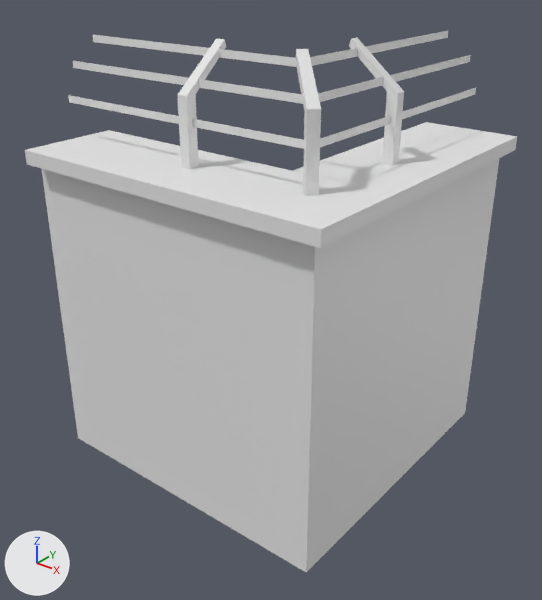
What one commit did to the FBX model Blender/FBX/Outside Warehouse/Walls/Inner Corner Wall.fbx.
One viewpoint serves both versions: a 50 mm lens placed at (-39.73, 11.89, 14.05), pointed at (-43.79, 16.97, 10.9). Arrows for +X, +Y and +Z are at lower left; the lights stay in place. Where no turn or scale is listed for an object, it has been applied to the vertices.

The first picture shows 'Inner Corner Wall'.
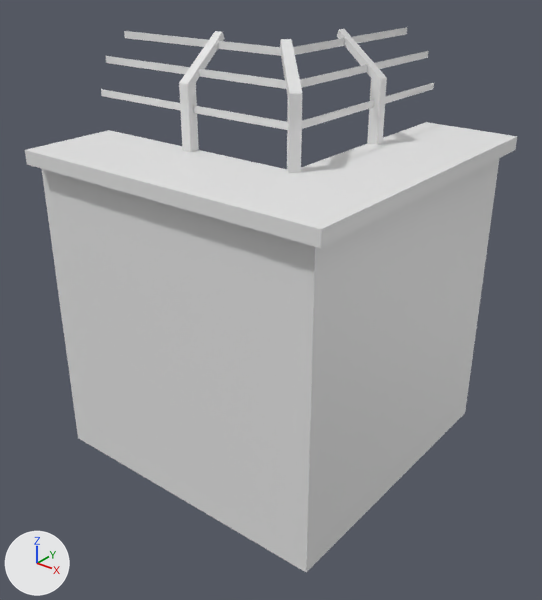
What differs and where, as boxes [x1, y1, x2, y2] in the pictures (542 x 600 px; the box of a moved part takes in the faces that stretch with it):
'Inner Corner Wall', reshaped: before [25, 31, 517, 572]; after [25, 27, 517, 572]
part 1 of me_plane_928, moved or reshaped: before [177, 39, 226, 169]; after [179, 31, 225, 152]
part 2 of me_plane_928, moved or reshaped: before [68, 88, 476, 150]; after [101, 83, 434, 130]
part 3 of me_plane_928, moved or reshaped: before [73, 55, 471, 104]; after [106, 51, 428, 89]
part 4 of me_plane_928, moved or reshaped: before [92, 31, 448, 67]; after [124, 27, 407, 56]
part 5 of me_plane_928, moved or reshaped: before [349, 38, 404, 165]; after [337, 29, 387, 145]
part 6 of me_plane_928, moved or reshaped: before [296, 49, 321, 196]; after [280, 39, 302, 173]

The change, as a diff of the scene's bpy script:
```diff
--- a/Blender/FBX/Outside Warehouse/Walls/Inner Corner Wall.fbx.py
+++ b/Blender/FBX/Outside Warehouse/Walls/Inner Corner Wall.fbx.py
@@ me_plane_928 @@
 me_plane_928.from_pydata(...)  # 71 vertices, 42 faces; spans x -2.29..0.85, y -1.06..2.08, z 0.0..4.07
 # used by ob_inner_corner_wall; location = (-43.13, 16.65, 9.25)
+# me_plane_928 part 1: the loose piece of 12 vertices spanning x -0.85..-0.75, y -0.59..-0.12, z 3.13..4.07 is moved by (-0.36, 0.37, 0.0)
+# me_plane_928 part 2: the loose piece of 6 vertices spanning x -2.29..0.39, y -0.54..2.08, z 3.46..3.52 is scaled about its middle by (0.837, 0.857, 1), then moved by (-0.22, 0.19, 0.0)
+# me_plane_928 part 3: the loose piece of 6 vertices spanning x -2.29..0.31, y -0.45..2.08, z 3.74..3.81 is scaled about its middle by (0.832, 0.852, 1), then moved by (-0.22, 0.19, 0.0)
+# me_plane_928 part 4: the loose piece of 6 vertices spanning x -2.29..0.06, y -0.2..2.08, z 3.94..4.0 is scaled about its middle by (0.814, 0.836, 1), then moved by (-0.22, 0.19, 0.0)
+# me_plane_928 part 5: the loose piece of 12 vertices spanning x -0.03..0.45, y 0.52..0.62, z 3.13..4.07 is moved by (-0.44, 0.47, 0.0)
+# me_plane_928 part 6: the loose piece of 12 vertices spanning x -0.02..0.44, y -0.57..-0.12, z 3.13..4.06 is moved by (-0.44, 0.37, 0.0)
```
